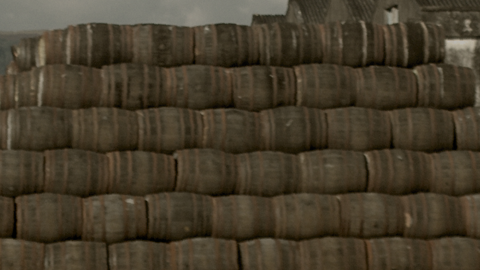
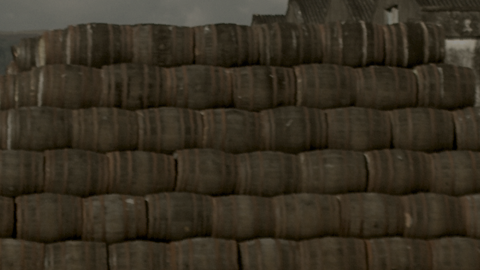
Layer changes from the first 480x270 image to the second:
pixels changed over bbox(0, 0, 480, 270) (layer not identified)
